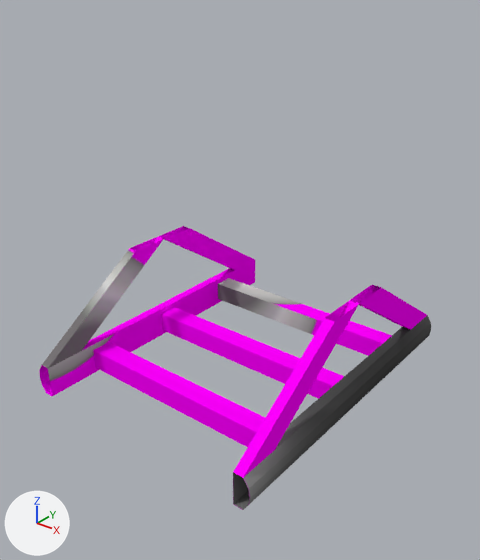
The Blender file resources/assets/taam/models/block/conveyor.blend, before and after one commit.
Rendered twice from a 50 mm lens placed at (1.618, -1.934, 1.185), pointed at (0.53, -0.574, 0.342). The lights are fixed; the arrows at lower left show +X, +Y and +Z.

The scene before the commit, as lines of its bpy script (objects in view):
```python
ob_conveyor_straight_framing_alu = bpy.data.objects.new('Conveyor Straight_Framing_Alu', me_csmdl_alu)
ob_conveyor_straight_framing_alu.location = (0.0, 0.0, 0.0)
ob_conveyor_straight_walz_alu = bpy.data.objects.new('Conveyor Straight_Walz_Alu', me_cwalzmdl_alu)
ob_conveyor_straight_walz_alu.location = (0.0, 0.15, 0.0)
ob_conveyor_straight_walz_wood = bpy.data.objects.new('Conveyor Straight_Walz_Wood', me_cwalzmdl_wood)
ob_conveyor_straight_walz_wood.location = (0.0, 0.15, 0.0)
ob_reference = bpy.data.objects.new('Reference', me_rplane)
ob_reference.location = (0.0, 0.0, 0.0)
ob_support_above_alu = bpy.data.objects.new('Support Above_Alu', me_samdl_alu)
ob_support_above_alu.location = (0.0, 0.0, 0.0)
ob_support_above_wood = bpy.data.objects.new('Support Above_Wood', me_samdl_wood)
ob_support_above_wood.location = (0.0, 0.0, 0.0)
ob_support_alu = bpy.data.objects.new('Support_Alu', me_smdl_alu)
ob_support_alu.location = (0.0, 0.0, 0.0)
ob_support_wood = bpy.data.objects.new('Support_Wood', me_smdl_wood)
ob_support_wood.location = (0.0, 0.0, 0.0)
```
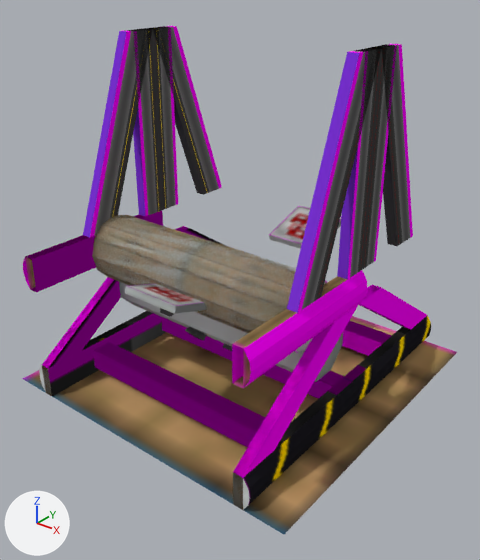
Boxes (x1, y1, x2, y2) around the edits, measured in the pictures (480 x 560 px):
'Support_Alu', surface changed: (39, 226, 431, 510) in both
'Reference', shown (brown): after (23, 316, 457, 534)
'Support Above_Wood', shown: after (83, 26, 413, 313)
'Support Above_Alu', shown (black): after (129, 26, 397, 279)
'Conveyor Straight_Walz_Wood', shown (brown): after (92, 215, 296, 352)
'Conveyor Straight_Framing_Alu', shown (pink): after (23, 210, 367, 388)
'Conveyor Straight_Walz_Alu', shown: after (93, 215, 328, 353)
'Support_Wood', shown: after (95, 226, 411, 448)
'Processor Marker_Shredder', shown: after (125, 206, 341, 314)
'Processor', shown: after (119, 282, 343, 382)
'Conveyor Straight_Framing_Wood', shown (brown): after (25, 257, 348, 388)
'Support Caps_Alu', shown: after (39, 365, 250, 510)
'BumpsCrusher', shown: after (160, 308, 206, 341)
'BumpsShredder', shown: after (185, 327, 232, 351)
'Support Caps_Wood', shown: after (42, 365, 243, 505)

The change, as a diff of the scene's bpy script:
```diff
--- a/resources/assets/taam/models/block/conveyor.blend.py
+++ b/resources/assets/taam/models/block/conveyor.blend.py
@@ mat_conveyor @@
 mat_conveyor = diffuse_material('Conveyor')
-mat_conveyor.texture = img_conveyor
+mat_conveyor.texture = img_conveyor_png
@@ me_cwalzmdl_alu @@
 me_cwalzmdl_alu.from_pydata(...)  # 24 vertices, 14 faces; spans x 0.15..0.85, y -0.948..-0.748, z 0.29..0.49
+# me_cwalzmdl_alu part 1: texture (UV) coordinates of 14 of 14 faces, centred in x 0.15..0.85, y -0.941..-0.754, z 0.297..0.483, changed; they spanned u 0.53..0.73, v 0.59..0.93 and now span u 0.16..0.52, v 0.72..0.89
 me_cwalzmdl_alu.materials.append(mat_conveyor)
@@ me_csmdl_alu @@
 me_csmdl_alu.from_pydata(...)  # 28 vertices, 14 faces; spans x 0.1..0.9, y -1.0..-0.5, z 0.35..0.45
+# me_csmdl_alu part 2: texture (UV) coordinates of 14 of 14 faces, centred in x 0.102..0.898, y -0.75, z 0.35..0.45, changed; they spanned u 0.53..0.59, v 0.6..0.7 and now span u 0.45..0.59, v 0.34..0.53
 me_csmdl_alu.materials.append(mat_conveyor)
@@ me_csmdl_wood @@
 me_csmdl_wood.from_pydata(...)  # 8 vertices, 4 faces; spans x 0.12..0.15, y -1.0..-0.5, z 0.35..0.45
+# me_csmdl_wood part 3: texture (UV) coordinates of 4 of 4 faces, centred in x 0.12..0.15, y -0.75, z 0.35..0.45, changed; they spanned u 0.0..0.03, v 0.38..0.4 and now span u 0.0..0.06, v 0.73..0.76
 me_csmdl_wood.materials.append(mat_conveyor)
@@ me_walzes @@
 me_walzes.from_pydata(...)  # 16 vertices, 8 faces; spans x -0.35..0.35, y -0.093..0.093, z -0.093..0.093
+# me_walzes part 4: texture (UV) coordinates of 8 of 8 faces, centred in x 0.0, y -0.092..0.092, z -0.092..0.092, changed; they spanned u 0.53..0.6, v 0.59..0.7 and now span u 0.17..0.2, v 0.72..0.77
 me_walzes.materials.append(mat_conveyor)
@@ me_bumpscrusher @@
 me_bumpscrusher.from_pydata(...)  # 8 vertices, 5 faces; spans x 0.0..0.0398, y -0.0199..0.0199, z 0.0..0.0181
 # used by ob_bumpscrusher; parent = ob_processor; location = (0.172, -0.614, 0.349)
+# me_bumpscrusher part 5: texture (UV) coordinates of 5 of 5 faces, centred in x 0.0..0.0398, y -0.0199..0.0199, z 0.009..0.0181, changed; they spanned u 0.1..0.33, v 0.67..0.9 and now span u 0.82..0.88, v 0.63..0.69
 me_bumpscrusher.materials.append(mat_conveyor)
@@ me_bumpsshredder @@
 me_bumpsshredder.from_pydata(...)  # 6 vertices, 4 faces; spans x 0.0..0.0398, y -0.0199..0.0358, z 0.0..0.0181
 # used by ob_bumpsshredder; parent = ob_processor; location = (0.172, -0.614, 0.349)
+# me_bumpsshredder part 6: texture (UV) coordinates of 4 of 4 faces, centred in x 0.0..0.0398, y 0.0079..0.0278, z 0.006..0.009, changed; they spanned u 0.04..0.28, v 0.67..0.88 and now span u 0.81..0.87, v 0.63..0.68
 me_bumpsshredder.materials.append(mat_conveyor)
@@ me_smdl_alu @@
 me_smdl_alu.from_pydata(...)  # 98 vertices, 42 faces, 14 loose edges; spans x 0.1..0.9, y -1.0..0.0, z 0.0..0.35
+# me_smdl_alu part 7: texture (UV) coordinates changed
 me_smdl_alu.materials.append(mat_conveyor)
@@ me_rplane @@
 me_rplane.from_pydata(...)  # 4 vertices, 1 face; spans x 0.0..1.0, y -1.0..0.0, z 0.0
+# me_rplane part 8: texture (UV) coordinates changed
+me_rplane.materials.append(mat_conveyor)  # picture img_conveyor_png
@@ ob_conveyor_straight_walz_alu @@
 ob_conveyor_straight_walz_alu.location = (0.0, 0.15, 0.0)
-ob_conveyor_straight_walz_alu.hide_viewport = True
@@ ob_processor_marker_shredder @@
 _m = ob_processor_marker_shredder.modifiers.new('Mirror', 'MIRROR')
 _m.mirror_object = ob_mirrorobject
-ob_processor_marker_shredder.hide_viewport = True
@@ ob_support_above_wood @@
 _m = ob_support_above_wood.modifiers.new('Mirror', 'MIRROR')
 _m.mirror_object = ob_mirrorobject
-ob_support_above_wood.hide_viewport = True
@@ ob_support_above_alu @@
 _m = ob_support_above_alu.modifiers.new('Mirror', 'MIRROR')
 _m.mirror_object = ob_mirrorobject
-ob_support_above_alu.hide_viewport = True
@@ ob_support_caps_wood @@
 _m = ob_support_caps_wood.modifiers.new('Mirror', 'MIRROR')
 _m.mirror_object = ob_mirrorobject
-ob_support_caps_wood.hide_viewport = True
@@ ob_support_caps_alu @@
 _m = ob_support_caps_alu.modifiers.new('Mirror', 'MIRROR')
 _m.mirror_object = ob_mirrorobject
-ob_support_caps_alu.hide_viewport = True
@@ ob_support_wood @@
 _m = ob_support_wood.modifiers.new('Mirror', 'MIRROR')
 _m.mirror_object = ob_mirrorobject
-ob_support_wood.hide_viewport = True
@@ ob_conveyor_straight_walz_wood @@
 _m = ob_conveyor_straight_walz_wood.modifiers.new('Mirror', 'MIRROR')
 _m.mirror_object = ob_mirrorobject
-ob_conveyor_straight_walz_wood.hide_viewport = True
@@ ob_conveyor_straight_framing_alu @@
 ob_conveyor_straight_framing_alu.location = (0.0, 0.0, 0.0)
-ob_conveyor_straight_framing_alu.hide_viewport = True
@@ ob_conveyor_straight_framing_wood @@
 _m = ob_conveyor_straight_framing_wood.modifiers.new('Mirror', 'MIRROR')
 _m.mirror_object = ob_mirrorobject
-ob_conveyor_straight_framing_wood.hide_viewport = True
@@ ob_processor @@
 ob_processor.location = (0.5, -0.612, 0.257)
-ob_processor.hide_viewport = True
@@ ob_bumpscrusher @@
 _m = ob_bumpscrusher.modifiers.new('Array', 'ARRAY')
 _m.offset_object = ob_empty
-ob_bumpscrusher.hide_viewport = True
@@ ob_bumpsshredder @@
 _m = ob_bumpsshredder.modifiers.new('Array', 'ARRAY')
 _m.offset_object = ob_empty
-ob_bumpsshredder.hide_viewport = True
@@ ob_reference @@
 ob_reference.location = (0.0, 0.0, 0.0)
-ob_reference.hide_viewport = True
```
